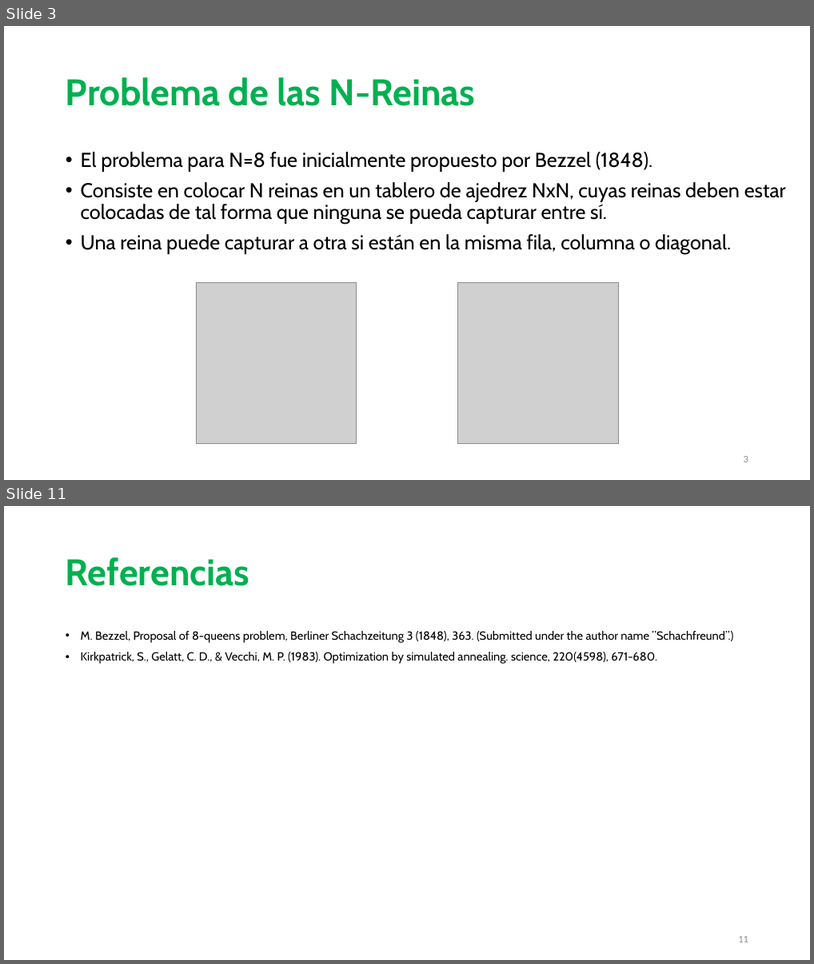
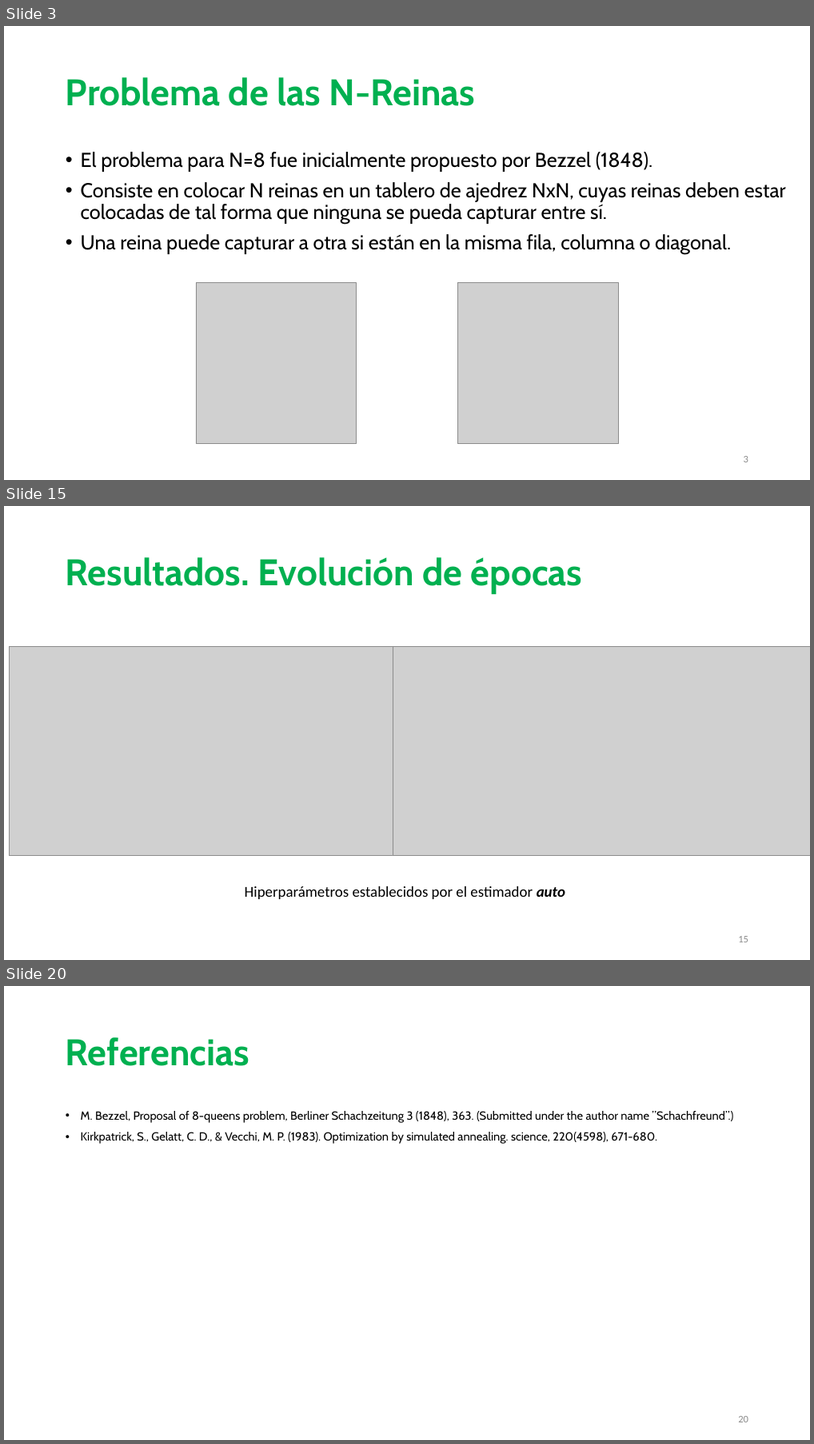
Before and after one commit to johacks/bibm, a slide deck: RS/RS_Presentacion.pptx. Shown one above the other, each under a label of ours: slides 3 and 11 before the commit, slides 3, 15 and 20 after it; the slides between them are not shown. The pictures are 814x964 and 814x1444 pixels, drawn with LibreOffice and Linux fonts; fonts in the diff are those of the drawing; grey boxes stand for pictures. Boxes give left, top, right and bottom in pixels: in the first picture for what was removed or moved away, otherwise in the second. Text is boxed around its words. In the diff, an @@ line names an element or a change of style, - is before the commit and + after.

```diff
--- a/RS/RS_Presentacion.pptx
+++ b/RS/RS_Presentacion.pptx
@@ slide 15 added at [4, 506, 810, 960], background #FFFFFF @@
@@ title added at [66, 557, 582, 594], 44 pt, text #00B050, bold @@
+Resultados. Evolución de épocas
@@ picture added at [9, 647, 427, 856] @@
@@ picture added at [393, 647, 810, 856] @@
@@ text added at [245, 886, 566, 899], 18 pt, text #000000 @@
+Hiperparámetros establecidos por el estimador auto
@@ page number added at [738, 936, 749, 942], 12 pt, text #8C8C8C @@
+15
@@ what was slide 11 is now slide 20 @@
@@ page number at [738, 1416, 749, 1422]: text changed @@
-11
+20
```
Also in this commit, not shown: 2 slides changed, 9 other slides added, 1 slide removed.
